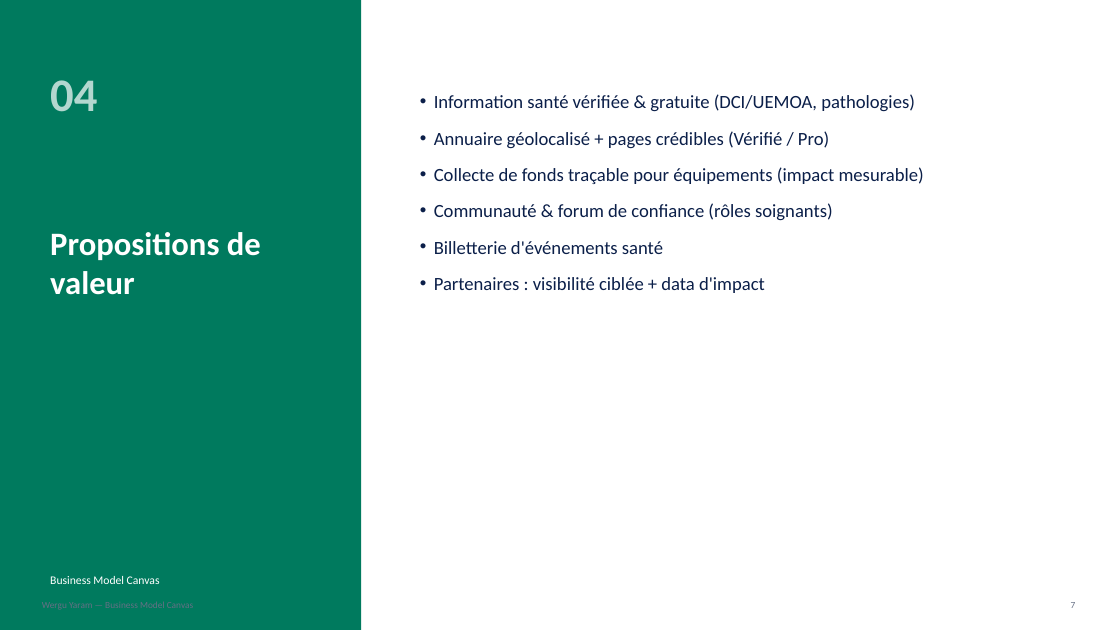
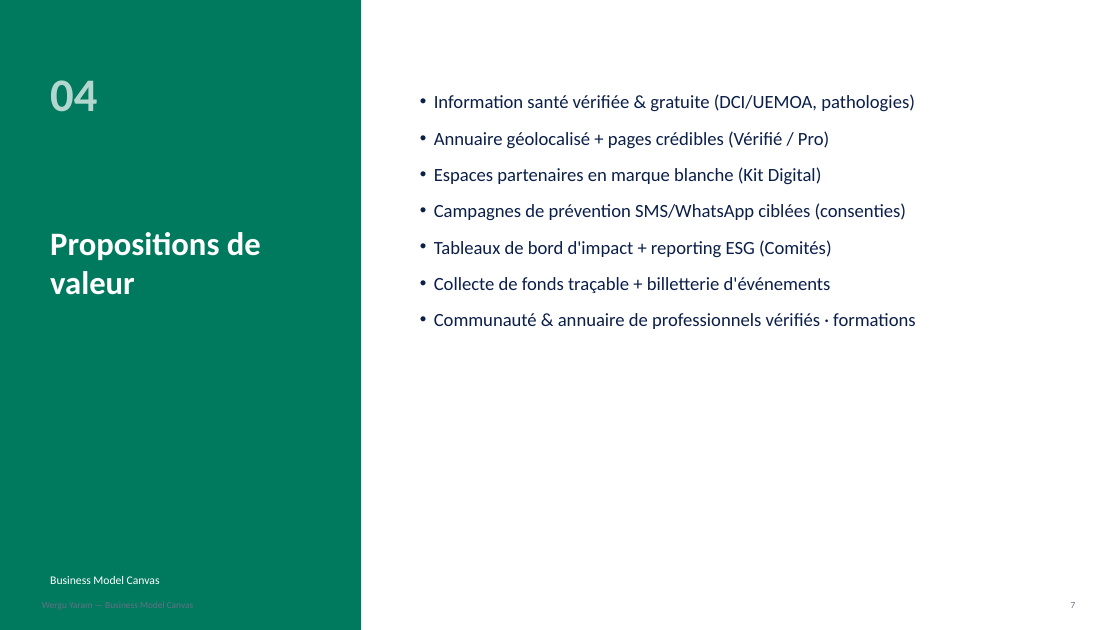
Before and after one commit to Mm-eyoum/wergu-yaram, a slide deck: slide 7 of docs/business-model-canvas.pptx. Drawn at 1120x630 pixels with LibreOffice and Linux fonts; fonts in the diff are those of the drawing. Boxes give left, top, right and bottom in pixels: in the first picture for what was removed or moved away, otherwise in the second. Text is boxed around its words. In the diff, an @@ line names an element or a change of style, - is before the commit and + after.

```diff
--- a/docs/business-model-canvas.pptx
+++ b/docs/business-model-canvas.pptx
@@ text at bbox=[434, 167, 915, 329]: text changed @@
-• Collecte de fonds traçable pour équipements (impact mesurable)
-• Communauté & forum de confiance (rôles soignants)
-• Billetterie d'événements santé
-• Partenaires : visibilité ciblée + data d'impact
+• Espaces partenaires en marque blanche (Kit Digital)
+• Campagnes de prévention SMS/WhatsApp ciblées (consenties)
+• Tableaux de bord d'impact + reporting ESG (Comités)
+• Collecte de fonds traçable + billetterie d'événements
+• Communauté & annuaire de professionnels vérifiés · formations
```
Also in this commit, not shown: 12 other slides changed, 4 other files.
